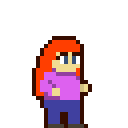
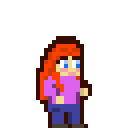
Comparing the layer stacks of the two 128 x 128 images. Changes:
added layer "Layer copy #1" above "Layer copy" over [36, 40, 92, 128]
added layer "Layer copy" above "Layer" over [36, 36, 92, 128]
painted on "Layer" over [32, 36, 80, 128]
removed layer "Background" over [32, 36, 92, 128]
